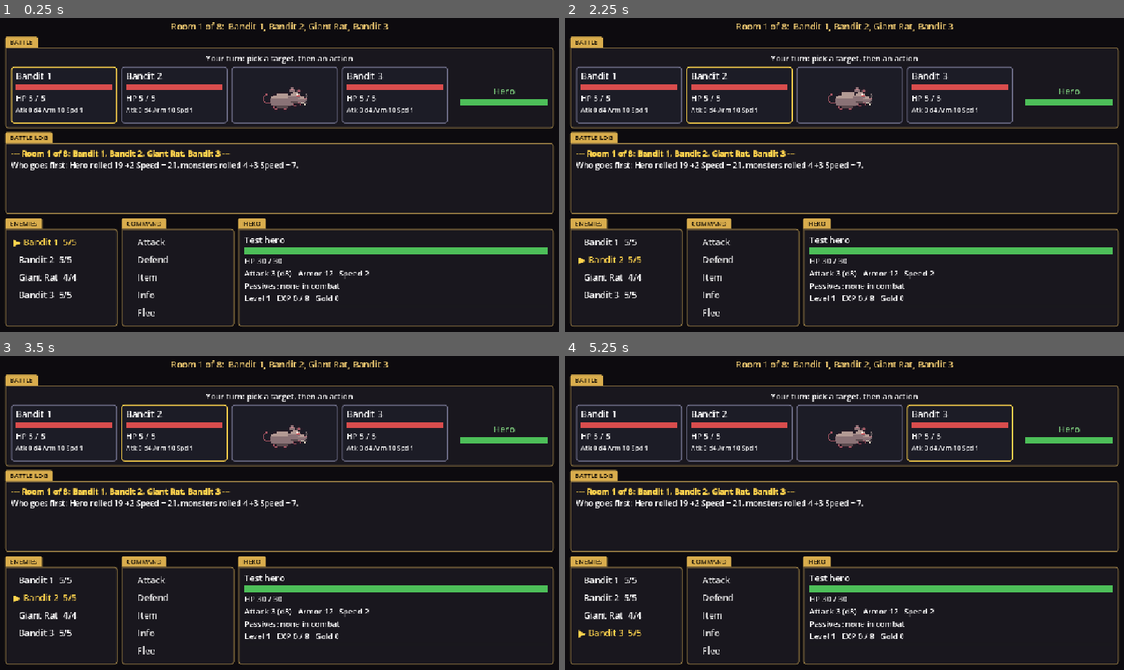
Above: before the commit, frames 1-4 (two rows, left to right).
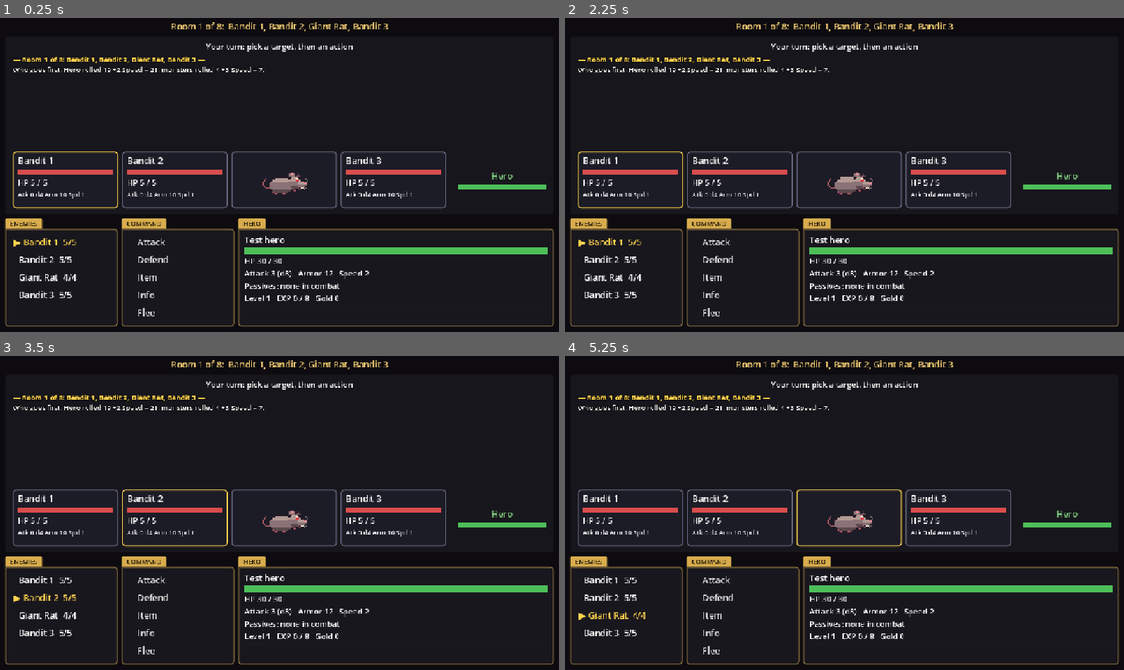
Above: after the commit, the same moments.

Repository: khasmn/project-k
Game: Godot game, scene res://scenes/combat/combat.tscn
The game is run twice, just before and just after one commit, with the same random seed, the same clock (stepped at 60 frames per second) and the same inputs. This scene is started directly instead of the project's main scene.
Inputs (mouse positions are in pixels of both pictures, inside the frame that each line leads up to):
- Up to frame 1 (0.25 s): no input
- Up to frame 2 (2.25 s): click (626, 96) at 0.52 s; click (632, 181) at 1.27 s; click (738, 96) at 2.02 s
- Up to frame 3 (3.5 s): click (173, 519) at 2.77 s
- Up to frame 4 (5.25 s): click (850, 434) at 3.52 s; click (850, 519) at 4.27 s; click (961, 434) at 5.02 s

The runs differ from the first frame. In frame 1, 10% of the frame differs, in the area x 0-99%, y 5-63%; in frame 2, 11%; in frame 3, 10%; in frame 4, 11%, in the area x 0-99%, y 5-90%.

Commit message:
Floating battle log in a frameless battle area
Co-Authored-By: Claude Opus 5.5 <noreply@anthropic.com>

Diff:
--- a/scenes/combat/combat.tscn
+++ b/scenes/combat/combat.tscn
@@ -26,6 +26,17 @@
 corner_radius_top_left = 4
 corner_radius_top_right = 4
 
+[sub_resource type="StyleBoxFlat" id="arena"]
+content_margin_left = 16.0
+content_margin_top = 8.0
+content_margin_right = 16.0
+content_margin_bottom = 12.0
+bg_color = Color(0.09, 0.085, 0.11, 1)
+corner_radius_top_left = 6
+corner_radius_top_right = 6
+corner_radius_bottom_right = 6
+corner_radius_bottom_left = 6
+
 [sub_resource type="StyleBoxFlat" id="hero_fill"]
 bg_color = Color(0.3, 0.75, 0.35, 1)
 
@@ -78,41 +89,39 @@
 theme_override_font_sizes/font_size = 18
 horizontal_alignment = 1
 
-[node name="Arena" type="VBoxContainer" parent="Margin/VBox"]
-layout_mode = 2
-theme_override_constants/separation = 0
-
-[node name="Tab" type="PanelContainer" parent="Margin/VBox/Arena"]
-layout_mode = 2
-size_flags_horizontal = 0
-theme_override_styles/panel = SubResource("tab")
-
-[node name="Label" type="Label" parent="Margin/VBox/Arena/Tab"]
-layout_mode = 2
-theme_override_colors/font_color = Color(0.12, 0.09, 0.04, 1)
-theme_override_font_sizes/font_size = 13
-text = "BATTLE"
-
-[node name="Panel" type="PanelContainer" parent="Margin/VBox/Arena"]
-layout_mode = 2
-size_flags_vertical = 3
-theme_override_styles/panel = SubResource("box")
-
-[node name="VBox" type="VBoxContainer" parent="Margin/VBox/Arena/Panel"]
+[node name="Arena" type="PanelContainer" parent="Margin/VBox"]
+layout_mode = 2
+size_flags_vertical = 3
+theme_override_styles/panel = SubResource("arena")
+
+[node name="VBox" type="VBoxContainer" parent="Margin/VBox/Arena"]
 layout_mode = 2
 theme_override_constants/separation = 6
 
-[node name="TurnLabel" type="Label" parent="Margin/VBox/Arena/Panel/VBox"]
+[node name="TurnLabel" type="Label" parent="Margin/VBox/Arena/VBox"]
 layout_mode = 2
 unique_name_in_owner = true
 theme_override_font_sizes/font_size = 16
 horizontal_alignment = 1
 
-[node name="Field" type="HBoxContainer" parent="Margin/VBox/Arena/Panel/VBox"]
+[node name="Log" type="RichTextLabel" parent="Margin/VBox/Arena/VBox"]
+layout_mode = 2
+unique_name_in_owner = true
+size_flags_horizontal = 0
+size_flags_vertical = 3
+custom_minimum_size = Vector2(560, 0)
+theme_override_colors/font_outline_color = Color(0, 0, 0, 1)
+theme_override_constants/outline_size = 4
+theme_override_font_sizes/normal_font_size = 14
+theme_override_font_sizes/bold_font_size = 14
+bbcode_enabled = true
+scroll_following = true
+
+[node name="Field" type="HBoxContainer" parent="Margin/VBox/Arena/VBox"]
 layout_mode = 2
 theme_override_constants/separation = 24
 
-[node name="EnemyList" type="GridContainer" parent="Margin/VBox/Arena/Panel/VBox/Field"]
+[node name="EnemyList" type="GridContainer" parent="Margin/VBox/Arena/VBox/Field"]
 layout_mode = 2
 unique_name_in_owner = true
 size_flags_horizontal = 3
@@ -120,52 +129,25 @@
 theme_override_constants/v_separation = 8
 columns = 4
 
-[node name="HeroToken" type="VBoxContainer" parent="Margin/VBox/Arena/Panel/VBox/Field"]
+[node name="HeroToken" type="VBoxContainer" parent="Margin/VBox/Arena/VBox/Field"]
 layout_mode = 2
 custom_minimum_size = Vector2(180, 0)
 size_flags_vertical = 4
 
-[node name="HeroTokenName" type="Label" parent="Margin/VBox/Arena/Panel/VBox/Field/HeroToken"]
+[node name="HeroTokenName" type="Label" parent="Margin/VBox/Arena/VBox/Field/HeroToken"]
 layout_mode = 2
 unique_name_in_owner = true
 theme_override_colors/font_color = Color(0.5, 0.82, 0.5, 1)
 theme_override_font_sizes/font_size = 18
 horizontal_alignment = 1
 
-[node name="HeroTokenBar" type="ProgressBar" parent="Margin/VBox/Arena/Panel/VBox/Field/HeroToken"]
+[node name="HeroTokenBar" type="ProgressBar" parent="Margin/VBox/Arena/VBox/Field/HeroToken"]
 layout_mode = 2
 unique_name_in_owner = true
 custom_minimum_size = Vector2(0, 12)
 theme_override_styles/fill = SubResource("hero_fill")
 show_percentage = false
 
-[node name="LogBox" type="VBoxContainer" parent="Margin/VBox"]
-layout_mode = 2
-size_flags_vertical = 3
-theme_override_constants/separation = 0
-
-[node name="Tab" type="PanelContainer" parent="Margin/VBox/LogBox"]
-layout_mode = 2
-size_flags_horizontal = 0
-theme_override_styles/panel = SubResource("tab")
-
-[node name="Label" type="Label" parent="Margin/VBox/LogBox/Tab"]
-layout_mode = 2
-theme_override_colors/font_color = Color(0.12, 0.09, 0.04, 1)
-theme_override_font_sizes/font_size = 13
-text = "BATTLE LOG"
-
-[node name="Panel" type="PanelContainer" parent="Margin/VBox/LogBox"]
-layout_mode = 2
-size_flags_vertical = 3
-theme_override_styles/panel = SubResource("box")
-
-[node name="Log" type="RichTextLabel" parent="Margin/VBox/LogBox/Panel"]
-layout_mode = 2
-unique_name_in_owner = true
-bbcode_enabled = true
-scroll_following = true
-
 [node name="Bottom" type="HBoxContainer" parent="Margin/VBox"]
 layout_mode = 2
 custom_minimum_size = Vector2(0, 220)
--- a/scripts/combat/combat_screen.gd
+++ b/scripts/combat/combat_screen.gd
@@ -28,6 +28,7 @@
 	%DefendButton.pressed.connect(_on_defend)
 	%FleeButton.pressed.connect(_on_flee)
 	%ItemButton.pressed.connect(_open_items)
+	%Log.get_v_scroll_bar().modulate.a = 0  # floating log: no visible scrollbar, the mouse wheel still scrolls
 	%InfoButton.pressed.connect(func() -> void: _show_info(not %InfoText.visible))
 	for button in %Buttons.get_children():
 		_add_cursor(button)
Not shown: 1 places in scenes/combat/combat.tscn that only renumber resources
Not shown, changed: docs/memory/decisions.md
